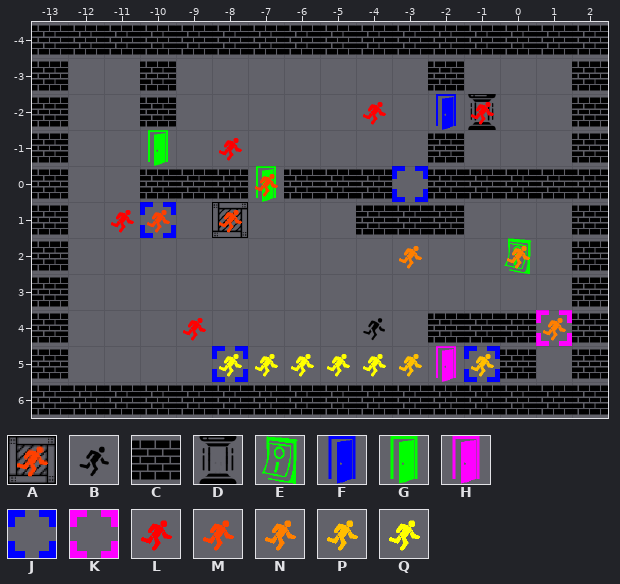
Tiled map -- LevelDesign/level8.tmx. Above: the version before the commit.
Cells are 64x64 px. Shown: x -13..2, y -4..6.
Key: from "sprites": A 1 "crate", B 5 "player", C 7 "wall_horizontal", D 9 "teleporter", E 12 "button_green", F 16 "door_open_blue", G 18 "door_open_green", H 19 "door_open_magenta", J 22 "pressure_plate_blue", K 25 "pressure_plate_magenta", L 34 "player1", M 35 "player2", N 36 "player3", P 37 "player4", Q 38 "player5".
_ is an empty cell.
Layer "Tile Layer 1" before, first column x -13:
-4 CCCCCCCCCCCCCCCC
-3 C__C_______C___C
-2 C__C_______FD__C
-1 C__G_______C___C
 0 C__CCCGCCCJCCCCC
 1 C__J_A___CCC___C
 2 C____________E_C
 3 C______________C
 4 C________B_CCCKC
 5 C____J_____HJC_C
 6 CCCCCCCCCCCCCCCC
Layer "Tile Layer 2" before, first column x -13:
-4 ________________
-3 ________________
-2 _________L__L___
-1 _____L__________
 0 ______M_________
 1 __LM_M__________
 2 __________N__N__
 3 ________________
 4 ____L_________N_
 5 _____QQQQQP_P___
 6 ________________
And afterwards:
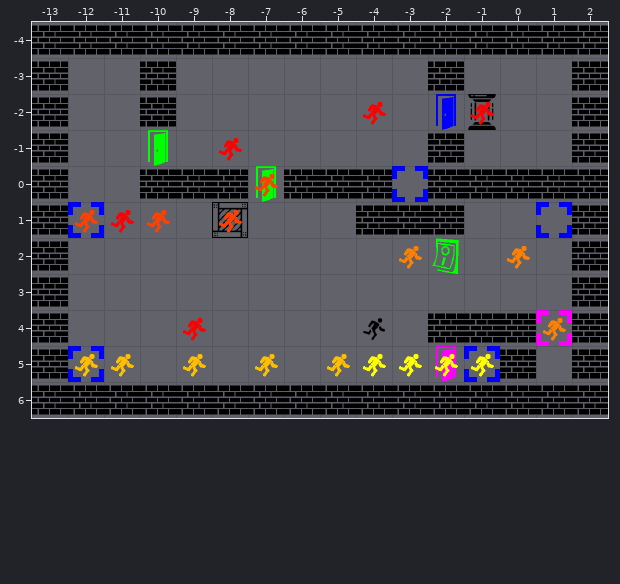
See-through tiles are keyed as they look on the map.
Author's note on the commit: level 7 tweak + player-gameloop links WM fix in all levels)
What changed:
Layer "Tile Layer 1":
y 1: x -12 _ -> J; x -10 J -> _; x 1 _ -> J
y 2: x -2 _ -> E; x 0 E -> _
y 5: x -12 _ -> J; x -8 J -> _
Layer "Tile Layer 2":
y 1: x -12 _ -> M
y 5: x -12..-11 __ -> PP; x -9..-5 _QQQQ -> P_P_P; x -3..-1 P_P -> QQQ
Boxes around the changes in both pictures, in picture pixels (x1, y1, x2, y2):
added: (68, 202, 104, 238)
removed: (140, 202, 176, 238)
changed: (504, 202, 572, 274)
added: (432, 238, 460, 274)
added: (68, 346, 134, 382)
changed: (183, 346, 350, 382)
changed: (399, 354, 494, 377)
